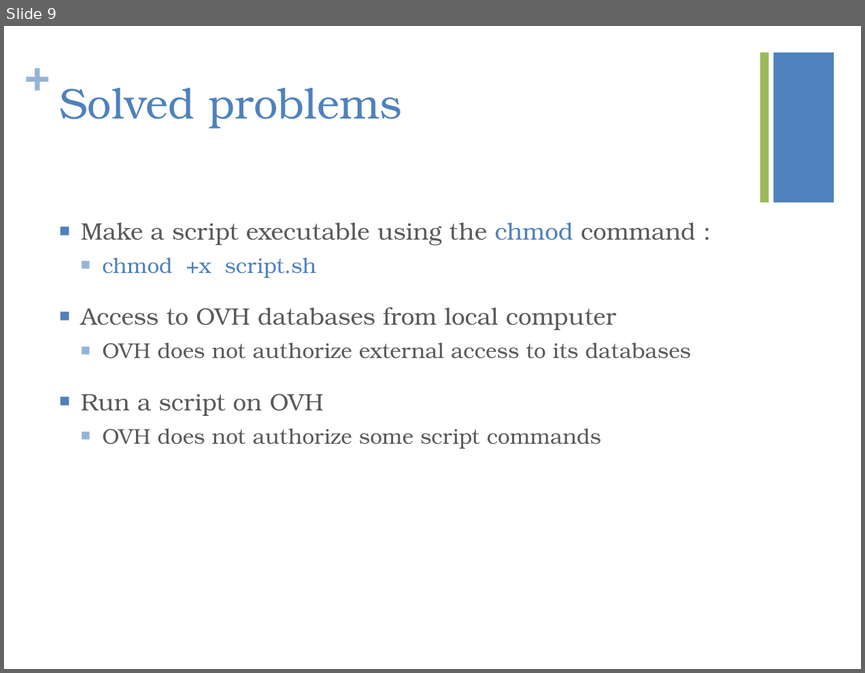
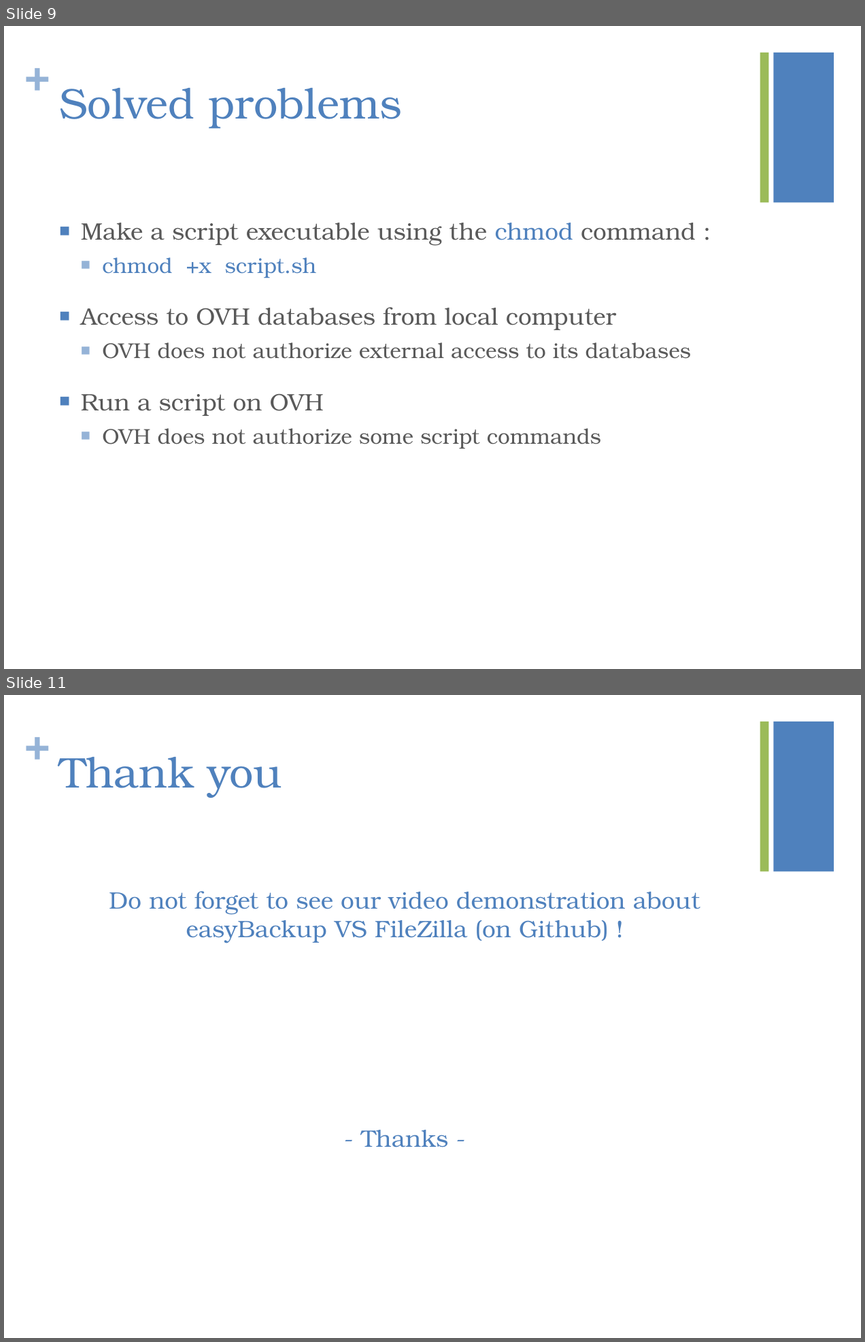
Before and after one commit to kiago/isepse2014, a slide deck: projects/easyBackup/easyBackupPresentation.pptx. Shown one above the other, each under a label of ours: slide 9 before the commit, slides 9 and 11 after it; the slides between them are not shown. The pictures are 865x673 and 865x1342 pixels, drawn with LibreOffice and Linux fonts; fonts in the diff are those of the drawing. Boxes give left, top, right and bottom in pixels: in the first picture for what was removed or moved away, otherwise in the second. Text is boxed around its words. In the diff, an @@ line names an element or a change of style, - is before the commit and + after.

Commit message:
Add video demo easyBackup VS FileZilla

```diff
--- a/projects/easyBackup/easyBackupPresentation.pptx
+++ b/projects/easyBackup/easyBackupPresentation.pptx
@@ slide 11 added at [4, 695, 861, 1338], background #FFFFFF; not listed: 3 template elements that a slide beside it also shows @@
@@ title added at [59, 757, 282, 798], 36 pt, text #4F81BD @@
+Thank you
@@ text added at [109, 891, 700, 1147], 20 pt, text #4F81BD @@
+Do not forget to see our video demonstration about easyBackup VS FileZilla (on Github) !
+- Thanks -
```
Also in this commit, not shown: 1 slide changed, 1 other file.
